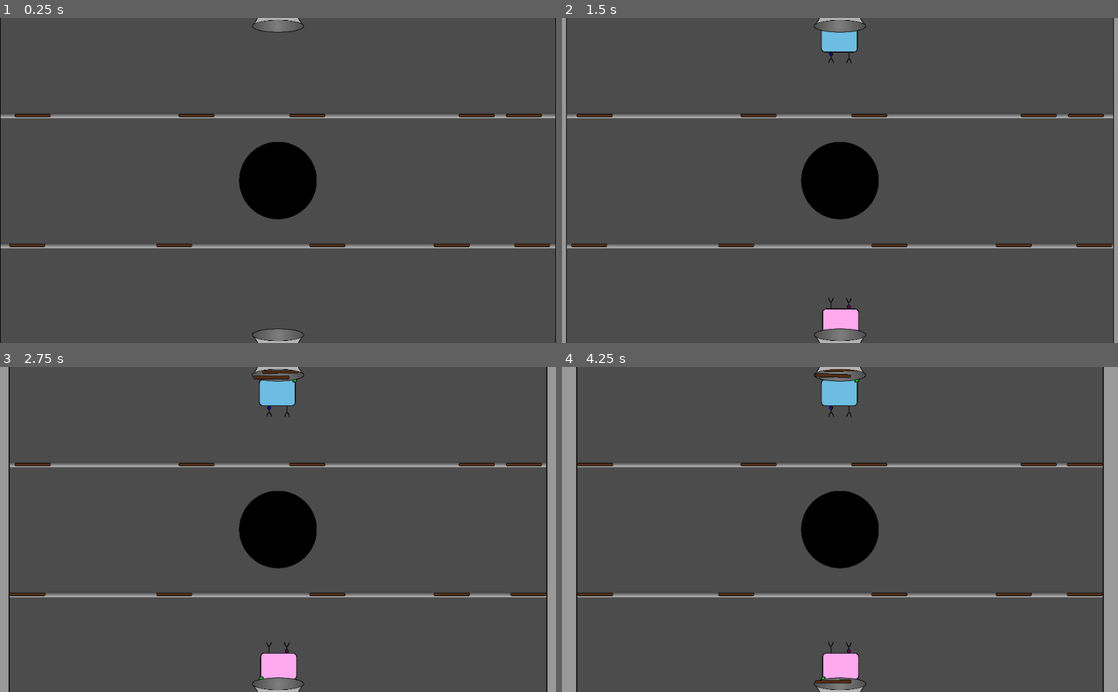
Above: before the commit, frames 1-4 (two rows, left to right).
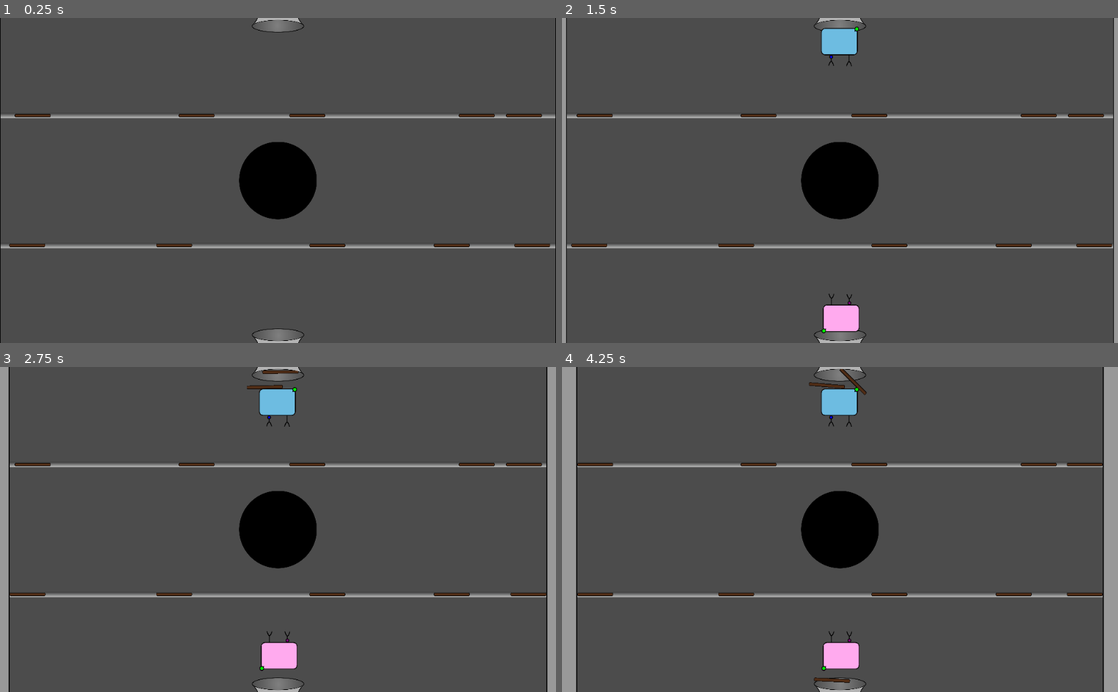
Above: after the commit, the same moments.

Repository: hgcummings/garbage-crusher
Game: Godot game, scene res://Main.tscn
Two runs of this game, one before a commit and one after it. Both use one fixed random seed, a clock stepped at 60 frames per second and the inputs below. This scene is started directly instead of the project's main scene.
Inputs (mouse positions are in pixels of both pictures, inside the frame that each line leads up to):
- Up to frame 1 (0.25 s): no input
- Up to frame 2 (1.5 s): tap Enter at 0.5 s; move the mouse to (962, 164) at 0.52 s; click (962, 164) at 0.67 s; move the mouse to (728, 196) at 1.27 s; click (728, 196) at 1.42 s
- Up to frame 3 (2.75 s): move the mouse to (333, 458) at 2.02 s; click (333, 458) at 2.17 s
- Up to frame 4 (4.25 s): move the mouse to (834, 376) at 2.77 s; click (834, 376) at 2.92 s; move the mouse to (840, 370) at 3.52 s; click (840, 370) at 3.67 s

The runs differ from the first frame. In frame 2, 0.4% of the frame differs, in the area x 46-54%, y 2-98%; in frame 3, 1.0%; in frame 4, 1.2%, in the area x 44-55%, y 0-98%.

Commit message:
initial player position and z index

Diff:
--- a/Main.tscn
+++ b/Main.tscn
@@ -108,7 +108,7 @@
 [node name="Players" type="Node2D" parent="."]
 
 [node name="Player2" parent="Players" instance=ExtResource( 3 )]
-position = Vector2( 512, 610 )
+position = Vector2( 513, 633 )
 rotation = 3.14159
 player_number = 2
 idle_sprite = ExtResource( 10 )
@@ -116,7 +116,7 @@
 busy_sprite = ExtResource( 12 )
 
 [node name="Player" parent="Players" instance=ExtResource( 3 )]
-position = Vector2( 512, -10 )
+position = Vector2( 512, -35 )
 
 [node name="AudioStreamPlayer" type="AudioStreamPlayer" parent="."]
 stream = ExtResource( 11 )
--- a/Player.tscn
+++ b/Player.tscn
@@ -9,7 +9,7 @@
 extents = Vector2( 29, 23.5 )
 
 [node name="Player" type="KinematicBody2D"]
-z_index = 10
+z_index = 101
 collision_layer = 512
 collision_mask = 896
 script = ExtResource( 2 )
--- a/PlayerMovement.gd
+++ b/PlayerMovement.gd
@@ -11,7 +11,7 @@
 var acceleration = MAX_SPEED * 3
 
 var initial_delay = 1
-var initial_speed = MAX_SPEED / 2
+var initial_speed = MAX_SPEED / 1.5
 
 onready var channel1 = get_node("/root/Node2D/Channels/Channel1")
 onready var channel2 = get_node("/root/Node2D/Channels/Channel2")
